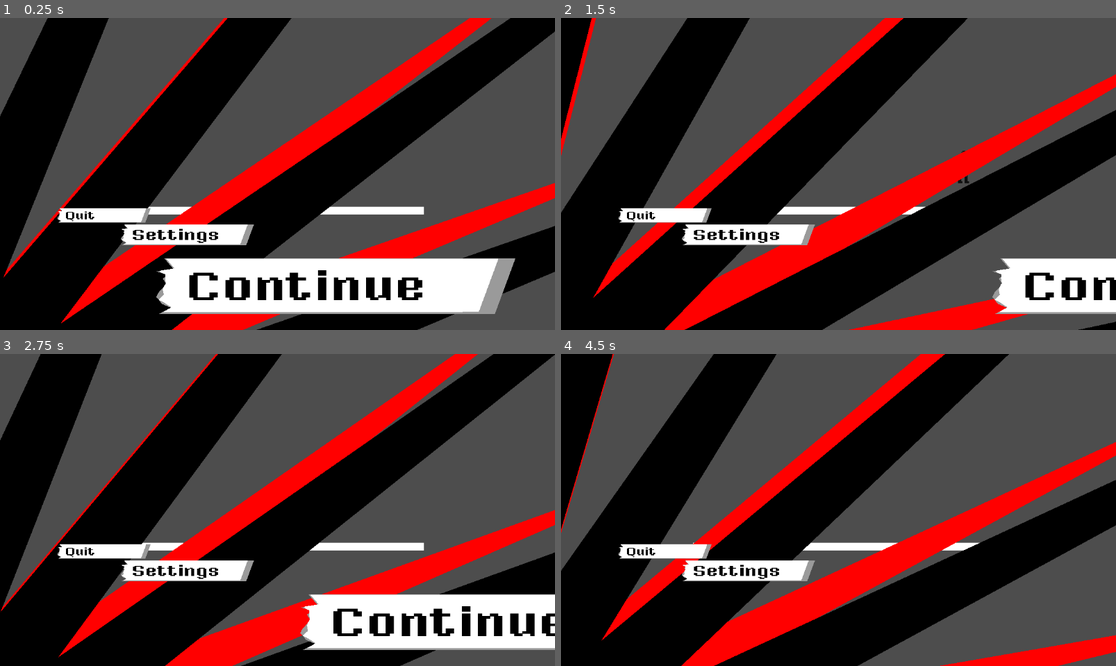
Above: before the commit, frames 1-4 (two rows, left to right).
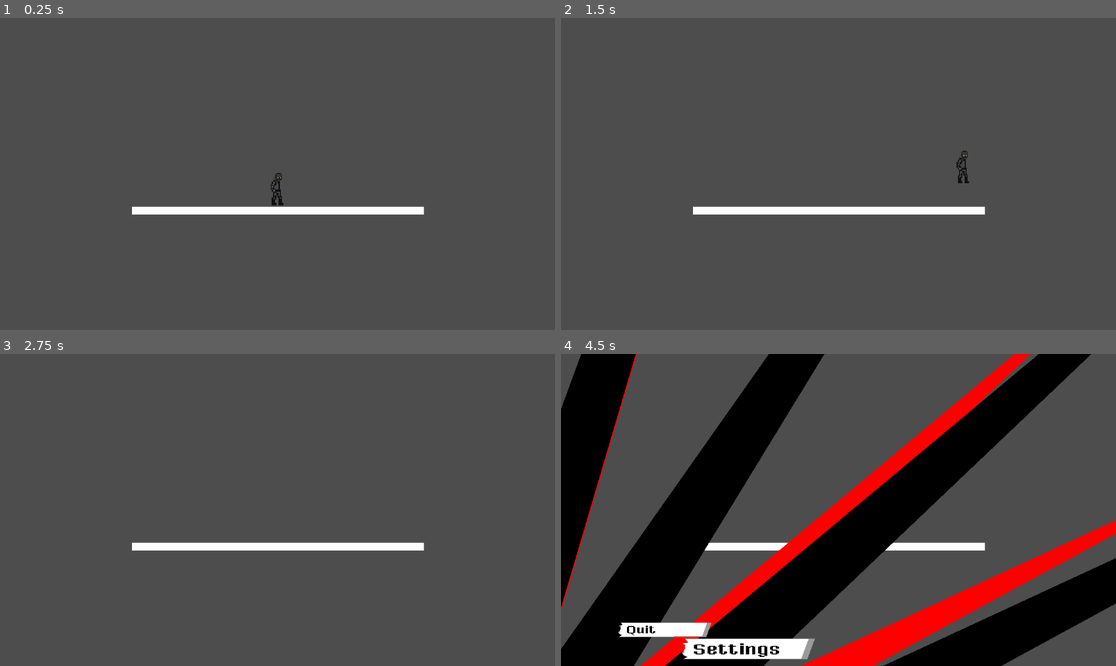
Above: after the commit, the same moments.

Repository: GRIDAEI/Grid-platformer-project
Game: Godot game, scene res://Scenes/World.tscn
The game is run twice, just before and just after one commit, with the same random seed, the same clock (stepped at 60 frames per second) and the same inputs.
Inputs:
- Up to frame 1 (0.25 s): no input
- Up to frame 2 (1.5 s): tap Enter (ui_accept) at 0.5, 0.6, 0.77, 1.07 s; hold D (right) from 0.53 s (still down); tap Space (spacja) at 1.35 s
- Up to frame 3 (2.75 s): tap Enter (ui_accept) at 1.52, 1.55, 1.82, 2.3 s; release D (right) at 2.03 s; hold A (left) from 2.03 s (still down); hold Shift (sprint) from 2.03 s (still down)
- Up to frame 4 (4.5 s): release A (left) at 2.78 s; release Shift (sprint) at 2.78 s; hold D (right) 2.78-4.28 s; tap Enter (ui_accept) at 2.85, 3.02, 3.32, 3.77, 3.8, 4.07 s; tap Space (spacja) at 3.6 s; tap Escape (ui_cancel) at 4.15 s; hold A (left) from 4.28 s (still down); tap Shift (sprint) at 4.35 s

The runs differ from the first frame. In frame 1, 59% of the frame differs, in the area x 0-100%, y 0-100%; in frame 2, 56%; in frame 3, 59%; in frame 4, 71%.

Commit message:
Działa z GameManager signałami

Diff:
--- a/Scenes/Menu/menu.gd
+++ b/Scenes/Menu/menu.gd
@@ -10,8 +10,11 @@
 var index = 0 # tl;dr tl;dr
 var change = false # Użytkownik nie może dawać menu inputów podczas tego
 var update = false # Gdy animacja się skończy, ta funkcja pozwoli na wykonanie skryptu W TEJ SAMEJ KRATCE co reset animacji
+var is_unlocked = false
 
 func _ready() -> void:
+	GameManager.connect("game_paused", ShowMenu)
+	GameManager.connect("game_unpaused", HideMenu)
 	update_notes()
 	pass
 
@@ -20,29 +23,35 @@
 	rot($BgFlash, 0.1*delta, PI/24*11, -PI/12)
 	rot($BgFlash2, 0.1*delta, PI/24*11, -PI/12)
 
-	#Inputs
-	if(Input.is_action_just_pressed("ui_accept") and not change):
-		$AnimationPlayer.play("Menu_This")
-		change = true
+	if(is_unlocked):
+		#Inputs
+		if(Input.is_action_just_pressed("ui_cancel")):
+			GameManager.unpause()
 
-	if(Input.is_action_just_pressed("ui_up") and not change):
-		$AnimationPlayer.play("Menu_Prev")
-		change = true
-		index-=1
-	if(Input.is_action_just_pressed("ui_down") and not change):
-		$AnimationPlayer.play("Menu_Next")
-		change = true
-		index+=1
+		if(Input.is_action_just_pressed("ui_accept") and not change):
+			$AnimationPlayer.play("Menu_This")
+			change = true
 
-	# index modulo
-	if(index >= options.size()): index -= options.size()
-	if(index < 0): index += options.size()
+		if(Input.is_action_just_pressed("ui_up") and not change):
+			$AnimationPlayer.play("Menu_Next")
+			change = true
+			index+=1
+		if(Input.is_action_just_pressed("ui_down") and not change):
+			$AnimationPlayer.play("Menu_Prev")
+			change = true
+			index-=1
 
+		# index modulo
+		if(index >= options.size()): index -= options.size()
+		if(index < 0): index += options.size()
+	elif(Input.is_action_just_pressed("ui_cancel")):
+			GameManager.pause()
 	# Post Animation Update
 	if(update):
 		update_notes()
 		update = false
 		change = false
+
 
 # <amount> to ile się obraca; <reset> to taki check, który teleportuje o <reset_amount> żeby dawać iluzję pełnego kształtu
 func rot(shape: Polygon2D, amount, reset, reset_amount):
@@ -62,19 +71,36 @@
 	pass
 
 func _on_animation_player_animation_finished(anim_name: StringName) -> void:
-	if(anim_name != "RESET"):
+	if(anim_name != "RESET" and anim_name != "Menu_Hide"):
 		update = true
 		#print("finished")
 		$AnimationPlayer.play("RESET")
 	if(anim_name == "Menu_This"):
 		options[index]["doer"].call()
+	if(anim_name == "Menu_Show"):
+		is_unlocked = true
+	if(anim_name == "Menu_Hide"):
+		visible = false
 	pass # Replace with function body.
 
+func ShowMenu():
+	index = 0
+	update_notes()
+	$AnimationPlayer.play("Menu_Show")
+	visible = true
+	pass
+
+func HideMenu():
+	$AnimationPlayer.play("Menu_Hide")
+	is_unlocked = false
+	pass
 
 # Tutaj modifikować kod
 func cont():
+	GameManager.unpause()
 	print("Continue WOO")
 func sett():
 	print("Settings WOO")
 func quit():
+	get_tree().quit()
 	print("Quitter WOO")
--- a/Scenes/Menu/menu.tscn
+++ b/Scenes/Menu/menu.tscn
@@ -113,141 +113,6 @@
 "transitions": PackedFloat32Array(1),
 "update": 0,
 "values": [Vector2(-83, 300)]
-}
-
-[sub_resource type="Animation" id="Animation_5nsto"]
-length = 0.001
-tracks/0/type = "value"
-tracks/0/imported = false
-tracks/0/enabled = true
-tracks/0/path = NodePath("Note:position")
-tracks/0/interp = 1
-tracks/0/loop_wrap = true
-tracks/0/keys = {
-"times": PackedFloat32Array(0),
-"transitions": PackedFloat32Array(1),
-"update": 0,
-"values": [Vector2(-82, 136.4084)]
-}
-tracks/1/type = "value"
-tracks/1/imported = false
-tracks/1/enabled = true
-tracks/1/path = NodePath("Note2:position")
-tracks/1/interp = 1
-tracks/1/loop_wrap = true
-tracks/1/keys = {
-"times": PackedFloat32Array(0),
-"transitions": PackedFloat32Array(1),
-"update": 0,
-"values": [Vector2(-262.3135, 90.60895)]
-}
-tracks/2/type = "value"
-tracks/2/imported = false
-tracks/2/enabled = true
-tracks/2/path = NodePath("Note3:position")
-tracks/2/interp = 1
-tracks/2/loop_wrap = true
-tracks/2/keys = {
-"times": PackedFloat32Array(0),
-"transitions": PackedFloat32Array(1),
-"update": 0,
-"values": [Vector2(-413, 61)]
-}
-tracks/3/type = "value"
-tracks/3/imported = false
-tracks/3/enabled = true
-tracks/3/path = NodePath("Note2:scale")
-tracks/3/interp = 1
-tracks/3/loop_wrap = true
-tracks/3/keys = {
-"times": PackedFloat32Array(0),
-"transitions": PackedFloat32Array(1),
-"update": 0,
-"values": [Vector2(0.3705088, 0.22684212)]
-}
-tracks/4/type = "value"
-tracks/4/imported = false
-tracks/4/enabled = true
-tracks/4/path = NodePath("Note:scale")
-tracks/4/interp = 1
-tracks/4/loop_wrap = true
-tracks/4/keys = {
-"times": PackedFloat32Array(0),
-"transitions": PackedFloat32Array(1),
-"update": 0,
-"values": [Vector2(1, 0.61256534)]
-}
-tracks/5/type = "value"
-tracks/5/imported = false
-tracks/5/enabled = true
-tracks/5/path = NodePath("Note3:scale")
-tracks/5/interp = 1
-tracks/5/loop_wrap = true
-tracks/5/keys = {
-"times": PackedFloat32Array(0),
-"transitions": PackedFloat32Array(1),
-"update": 0,
-"values": [Vector2(0.26, 0.159)]
-}
-tracks/6/type = "value"
-tracks/6/imported = false
-tracks/6/enabled = true
-tracks/6/path = NodePath("Note4:position")
-tracks/6/interp = 1
-tracks/6/loop_wrap = true
-tracks/6/keys = {
-"times": PackedFloat32Array(0),
-"transitions": PackedFloat32Array(1),
-"update": 0,
-"values": [Vector2(-744.00006, 47.000004)]
-}
-tracks/7/type = "value"
-tracks/7/imported = false
-tracks/7/enabled = true
-tracks/7/path = NodePath("Note4:scale")
-tracks/7/interp = 1
-tracks/7/loop_wrap = true
-tracks/7/keys = {
-"times": PackedFloat32Array(0),
-"transitions": PackedFloat32Array(1),
-"update": 0,
-"values": [Vector2(0.24408482, 0.1495179)]
-}
-tracks/8/type = "value"
-tracks/8/imported = false
-tracks/8/enabled = true
-tracks/8/path = NodePath("Note0:position")
-tracks/8/interp = 1
-tracks/8/loop_wrap = true
-tracks/8/keys = {
-"times": PackedFloat32Array(0),
-"transitions": PackedFloat32Array(1),
-"update": 0,
-"values": [Vector2(-83, 300)]
-}
-tracks/9/type = "value"
-tracks/9/imported = false
-tracks/9/enabled = true
-tracks/9/path = NodePath("Note:visible")
-tracks/9/interp = 1
-tracks/9/loop_wrap = true
-tracks/9/keys = {
-"times": PackedFloat32Array(0),
-"transitions": PackedFloat32Array(1),
-"update": 1,
-"values": [true]
-}
-tracks/10/type = "value"
-tracks/10/imported = false
-tracks/10/enabled = true
-tracks/10/path = NodePath("Note:position:x")
-tracks/10/interp = 1
-tracks/10/loop_wrap = true
-tracks/10/keys = {
-"times": PackedFloat32Array(0),
-"transitions": PackedFloat32Array(1),
-"update": 1,
-"values": [-82.0]
 }
 
 [sub_resource type="Animation" id="Animation_gjpho"]
@@ -389,15 +254,197 @@
 "values": [-82.0, -82.0, 800.0]
 }
 
+[sub_resource type="Animation" id="Animation_5nsto"]
+length = 0.001
+tracks/0/type = "value"
+tracks/0/imported = false
+tracks/0/enabled = true
+tracks/0/path = NodePath("Note:position")
+tracks/0/interp = 1
+tracks/0/loop_wrap = true
+tracks/0/keys = {
+"times": PackedFloat32Array(0),
+"transitions": PackedFloat32Array(1),
+"update": 0,
+"values": [Vector2(-82, 136.4084)]
+}
+tracks/1/type = "value"
+tracks/1/imported = false
+tracks/1/enabled = true
+tracks/1/path = NodePath("Note2:position")
+tracks/1/interp = 1
+tracks/1/loop_wrap = true
+tracks/1/keys = {
+"times": PackedFloat32Array(0),
+"transitions": PackedFloat32Array(1),
+"update": 0,
+"values": [Vector2(-262.3135, 90.60895)]
+}
+tracks/2/type = "value"
+tracks/2/imported = false
+tracks/2/enabled = true
+tracks/2/path = NodePath("Note3:position")
+tracks/2/interp = 1
+tracks/2/loop_wrap = true
+tracks/2/keys = {
+"times": PackedFloat32Array(0),
+"transitions": PackedFloat32Array(1),
+"update": 0,
+"values": [Vector2(-413, 61)]
+}
+tracks/3/type = "value"
+tracks/3/imported = false
+tracks/3/enabled = true
+tracks/3/path = NodePath("Note2:scale")
+tracks/3/interp = 1
+tracks/3/loop_wrap = true
+tracks/3/keys = {
+"times": PackedFloat32Array(0),
+"transitions": PackedFloat32Array(1),
+"update": 0,
+"values": [Vector2(0.3705088, 0.22684212)]
+}
+tracks/4/type = "value"
+tracks/4/imported = false
+tracks/4/enabled = true
+tracks/4/path = NodePath("Note:scale")
+tracks/4/interp = 1
+tracks/4/loop_wrap = true
+tracks/4/keys = {
+"times": PackedFloat32Array(0),
+"transitions": PackedFloat32Array(1),
+"update": 0,
+"values": [Vector2(1, 0.61256534)]
+}
+tracks/5/type = "value"
+tracks/5/imported = false
+tracks/5/enabled = true
+tracks/5/path = NodePath("Note3:scale")
+tracks/5/interp = 1
+tracks/5/loop_wrap = true
+tracks/5/keys = {
+"times": PackedFloat32Array(0),
+"transitions": PackedFloat32Array(1),
+"update": 0,
+"values": [Vector2(0.26, 0.159)]
+}
+tracks/6/type = "value"
+tracks/6/imported = false
+tracks/6/enabled = true
+tracks/6/path = NodePath("Note4:position")
+tracks/6/interp = 1
+tracks/6/loop_wrap = true
+tracks/6/keys = {
+"times": PackedFloat32Array(0),
+"transitions": PackedFloat32Array(1),
+"update": 0,
+"values": [Vector2(-744.00006, 47.000004)]
+}
+tracks/7/type = "value"
+tracks/7/imported = false
+tracks/7/enabled = true
+tracks/7/path = NodePath("Note4:scale")
+tracks/7/interp = 1
+tracks/7/loop_wrap = true
+tracks/7/keys = {
+"times": PackedFloat32Array(0),
+"transitions": PackedFloat32Array(1),
+"update": 0,
+"values": [Vector2(0.24408482, 0.1495179)]
+}
+tracks/8/type = "value"
+tracks/8/imported = false
+tracks/8/enabled = true
+tracks/8/path = NodePath("Note0:position")
+tracks/8/interp = 1
+tracks/8/loop_wrap = true
+tracks/8/keys = {
+"times": PackedFloat32Array(0),
+"transitions": PackedFloat32Array(1),
+"update": 0,
+"values": [Vector2(-83, 300)]
+}
+tracks/9/type = "value"
+tracks/9/imported = false
+tracks/9/enabled = true
+tracks/9/path = NodePath("Note:visible")
+tracks/9/interp = 1
+tracks/9/loop_wrap = true
+tracks/9/keys = {
+"times": PackedFloat32Array(0),
+"transitions": PackedFloat32Array(1),
+"update": 1,
+"values": [true]
+}
+tracks/10/type = "value"
+tracks/10/imported = false
+tracks/10/enabled = true
+tracks/10/path = NodePath("Note:position:x")
+tracks/10/interp = 1
+tracks/10/loop_wrap = true
+tracks/10/keys = {
+"times": PackedFloat32Array(0),
+"transitions": PackedFloat32Array(1),
+"update": 1,
+"values": [-82.0]
+}
+tracks/11/type = "value"
+tracks/11/imported = false
+tracks/11/enabled = true
+tracks/11/path = NodePath(".:position")
+tracks/11/interp = 1
+tracks/11/loop_wrap = true
+tracks/11/keys = {
+"times": PackedFloat32Array(0),
+"transitions": PackedFloat32Array(1),
+"update": 0,
+"values": [Vector2(0, 0)]
+}
+
+[sub_resource type="Animation" id="Animation_3ymnh"]
+resource_name = "Menu_Show"
+length = 0.4
+tracks/0/type = "value"
+tracks/0/imported = false
+tracks/0/enabled = true
+tracks/0/path = NodePath(".:position")
+tracks/0/interp = 1
+tracks/0/loop_wrap = true
+tracks/0/keys = {
+"times": PackedFloat32Array(0, 0.4),
+"transitions": PackedFloat32Array(0.5, 1),
+"update": 0,
+"values": [Vector2(0, 2600), Vector2(0, 0)]
+}
+
+[sub_resource type="Animation" id="Animation_3qr6s"]
+resource_name = "Menu_Hide"
+length = 0.4
+tracks/0/type = "value"
+tracks/0/imported = false
+tracks/0/enabled = true
+tracks/0/path = NodePath(".:position")
+tracks/0/interp = 1
+tracks/0/loop_wrap = true
+tracks/0/keys = {
+"times": PackedFloat32Array(0, 0.4),
+"transitions": PackedFloat32Array(2, 1),
+"update": 0,
+"values": [Vector2(0, 0), Vector2(0, 2600)]
+}
+
 [sub_resource type="AnimationLibrary" id="AnimationLibrary_45d1s"]
 _data = {
+&"Menu_Hide": SubResource("Animation_3qr6s"),
 &"Menu_Next": SubResource("Animation_p70al"),
 &"Menu_Prev": SubResource("Animation_gjpho"),
+&"Menu_Show": SubResource("Animation_3ymnh"),
 &"Menu_This": SubResource("Animation_45d1s"),
 &"RESET": SubResource("Animation_5nsto")
 }
 
 [node name="Menu" type="Node2D"]
+position = Vector2(0, 2600)
 script = ExtResource("1_3ymnh")
 
 [node name="BgFlash2" type="Polygon2D" parent="."]
@@ -431,7 +478,7 @@
 
 [node name="Note4" parent="." instance=ExtResource("2_3qr6s")]
 position = Vector2(-771, 61.000004)
-scale = Vector2(0.26, 0.16)
+scale = Vector2(0.24408482, 0.1495179)
 
 [node name="AnimationPlayer" type="AnimationPlayer" parent="."]
 reset_on_save = false
Not shown: 1 places in Scenes/Menu/menu.tscn that only renumber resources
